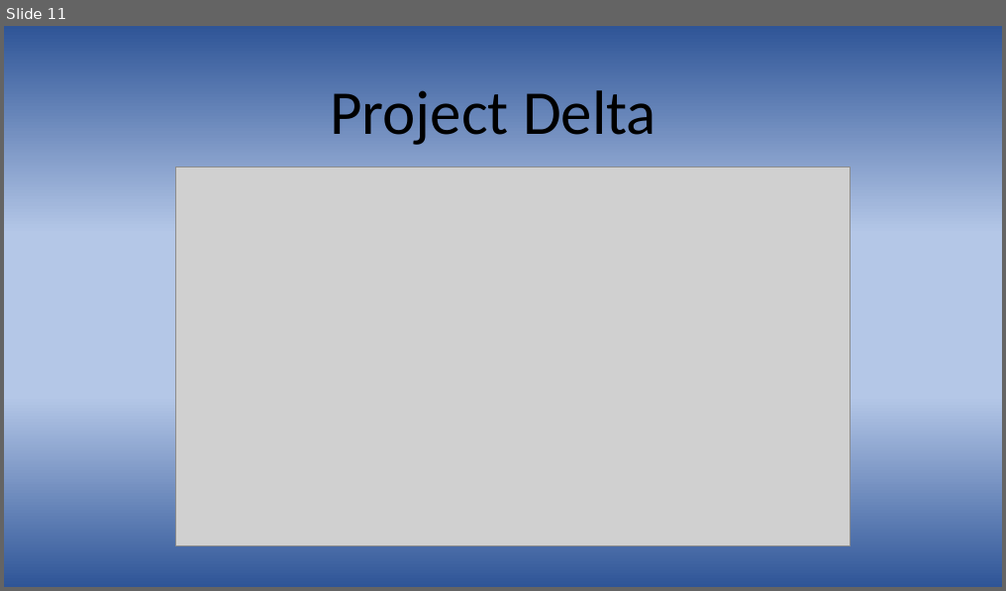
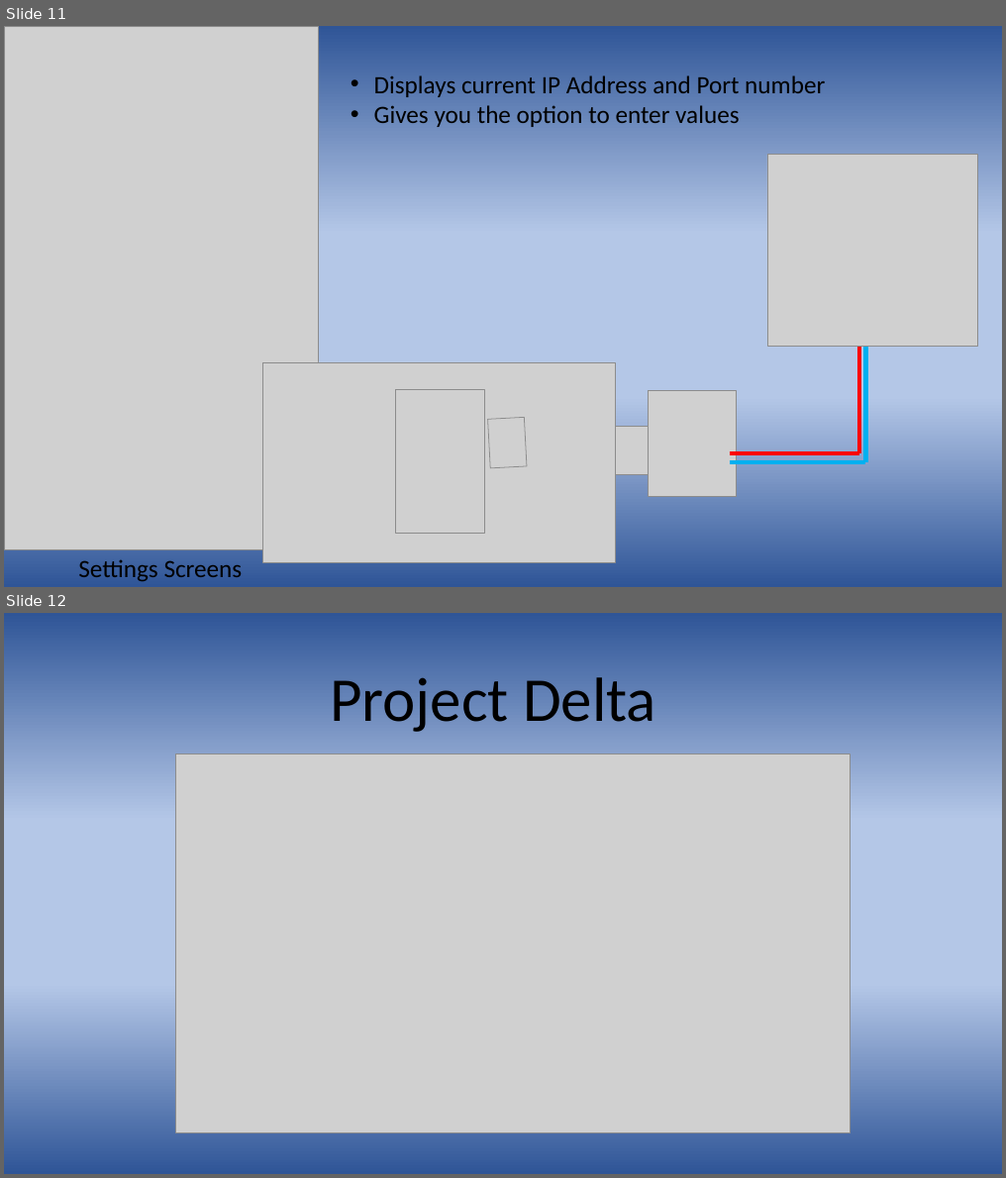
Before and after one commit to d-mariano/DeltaFountains, a slide deck: PresentDemo/Delta Fountains.pptx. Shown one above the other, each under a label of ours: slide 11 before the commit, slides 11 and 12 after it. The pictures are 1006x591 and 1006x1178 pixels, drawn with LibreOffice and Linux fonts; fonts in the diff are those of the drawing; grey boxes stand for pictures. Boxes give left, top, right and bottom in pixels: in the first picture for what was removed or moved away, otherwise in the second. Text is boxed around its words. In the diff, an @@ line names an element or a change of style, - is before the commit and + after.

Commit message:
Added new slide with Settings for App screen

```diff
--- a/PresentDemo/Delta Fountains.pptx
+++ b/PresentDemo/Delta Fountains.pptx
@@ slide 11 added at <box>4,26,1002,587</box>, background gradient #2F5597 to #B4C7E7 @@
@@ picture added at <box>4,26,319,550</box> @@
@@ text added at <box>374,76,825,127</box>, 24 pt, text #000000 @@
+• Displays current IP Address and Port number
+• Gives you the option to enter values
@@ group added at <box>263,154,978,563</box>: 6 pictures, 4 lines @@
@@ text added at <box>78,561,243,582</box>, 24 pt, text #000000 @@
+Settings Screens
@@ what was slide 11 is now slide 12 @@
```
Also in this commit, not shown: 1 slide changed.
